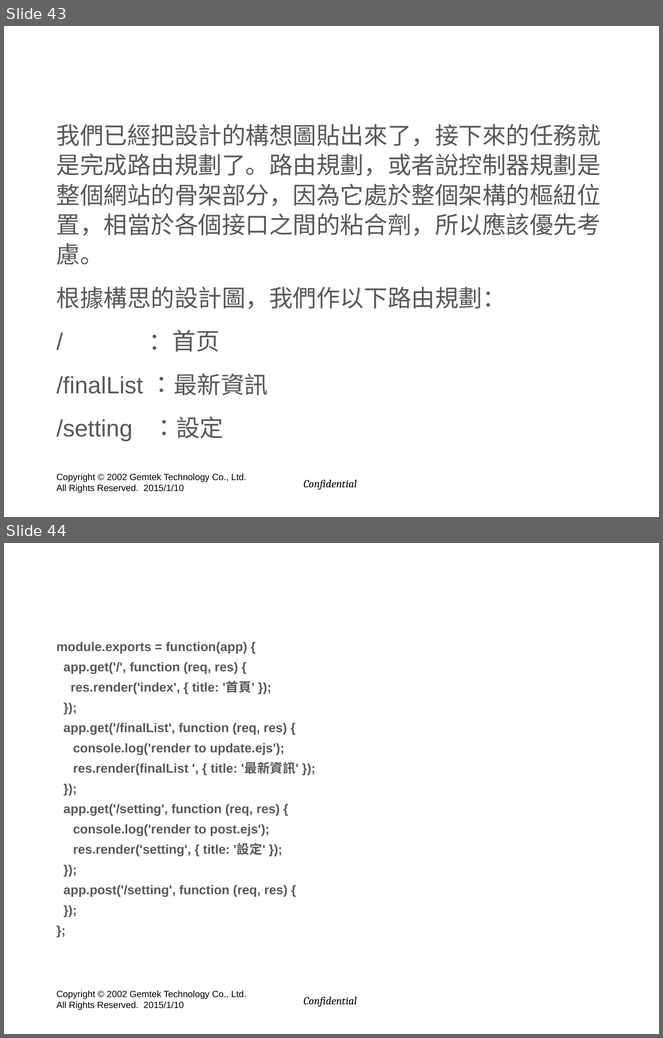
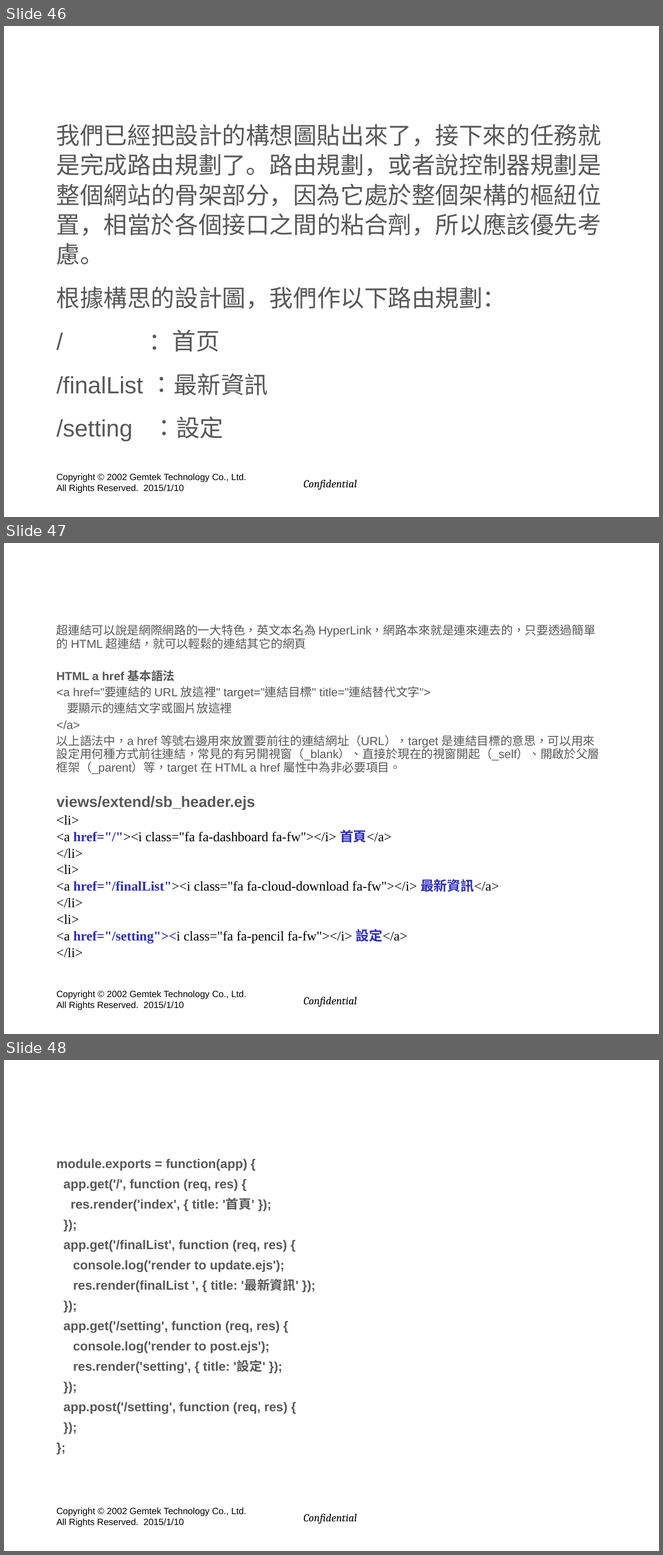
Before and after one commit to hyper570908/nodeDemo, a slide deck: doc/GIot_Session(win7).pptx. Shown one above the other, each under a label of ours: slides 43 and 44 before the commit, slides 46, 47 and 48 after it. The pictures are 663x1038 and 663x1555 pixels, drawn with LibreOffice and Linux fonts; fonts in the diff are those of the drawing; background and template pictures are left out. Boxes give left, top, right and bottom in pixels: in the first picture for what was removed or moved away, otherwise in the second. Text is boxed around its words. In the diff, an @@ line names an element or a change of style, - is before the commit and + after.

```diff
--- a/doc/GIot_Session(win7).pptx
+++ b/doc/GIot_Session(win7).pptx
@@ slide 47 added at [4,543,659,1034], background picture (left out); not listed: 2 template elements that a slide beside it also shows @@
@@ title added at [53,562,610,626], 43.2 pt, text #FFFFFF, bold @@
+HTML a href 連結屬性
@@ text added at [57,625,600,958], 12.9 pt, text #585858 @@
+超連結可以說是網際網路的一大特色，英文本名為 HyperLink，網路本來就是連來連去的，只要透過簡單的 HTML 超連結，就可以輕鬆的連結其它的網頁
+HTML a href 基本語法
+<a href="要連結的 URL 放這裡" target="連結目標" title="連結替代文字">
+要顯示的連結文字或圖片放這裡
+</a>
+以上語法中，a href 等號右邊用來放置要前往的連結網址（URL），target 是連結目標的意思，可以用來設定用何種方式前往連結，常見的有另開視窗（_blank）、直接於現在的視窗開起（_self）、開啟於父層框架（_parent）等，target 在 HTML a href 屬性中為非必要項目。
+views/extend/sb_header.ejs
+<li>
+<a href="/"><i class="fa fa-dashboard fa-fw"></i> 首頁</a>
+</li>
+<li>
+<a href="/finalList"><i class="fa fa-cloud-download fa-fw"></i> 最新資訊</a>
+</li>
+<li>
+<a href="/setting"><i class="fa fa-pencil fa-fw"></i> 設定</a>
+</li>
@@ what was slide 43 is now slide 46 @@
@@ what was slide 44 is now slide 48 @@
```
Also in this commit, not shown: 1 slide changed, 4 other slides added, 1 slide removed, 8 other files.
